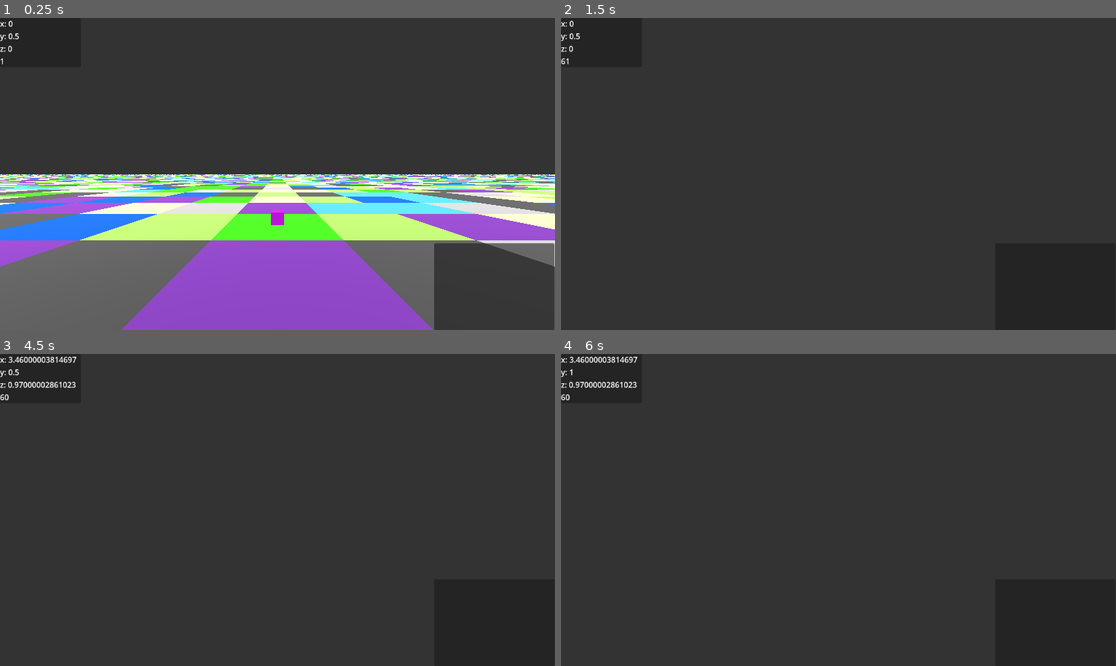
Above: before the commit, frames 1-4 (two rows, left to right).
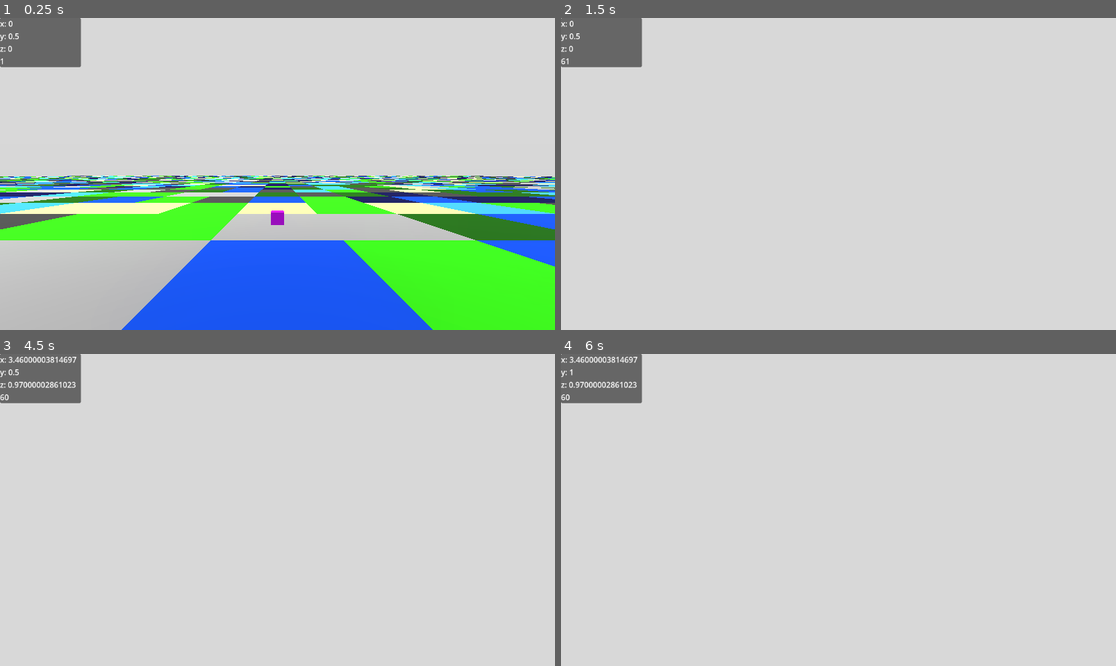
Above: after the commit, the same moments.

Repository: Bonono63/Grand-Strategy
Game: Godot game, scene res://main.tscn
Same seed, same stepped clock (60 frames per second), same inputs: the game is played once before the commit and once after it.
Inputs (mouse positions are in pixels of both pictures, inside the frame that each line leads up to):
- Up to frame 1 (0.25 s): no input
- Up to frame 2 (1.5 s): tap Enter at 0.5 s; move the mouse to (960, 158) at 0.52 s; hold C (free_cam) 0.53-1.28 s; click (960, 158) at 0.8 s; tap R (reset_camera) at 1.25 s; move the mouse to (727, 189) at 1.27 s; click (727, 189) at 1.35 s
- Up to frame 3 (4.5 s): tap C (free_cam) at 1.55, 3.05 s; tap R (reset_camera) every 0.75 s from 2 to 4.25 s; move the mouse to (333, 441) at 2.02 s; hold C (free_cam) 2.03-2.78 s; click (333, 441) at 2.3 s; move the mouse to (249, 572) at 2.77 s; click (249, 572) at 2.85 s; move the mouse to (444, 556) at 3.52 s; hold Middle mouse button (middle_click) 3.53-4.28 s; click (444, 556) at 3.8 s; move the mouse to (111, 463) at 4.27 s; right-click (111, 463) at 4.35 s; click (111, 463) at 4.42 s
- Up to frame 4 (6 s): tap C (free_cam) at 4.55 s; move the mouse to (866, 510) at 5.02 s; hold Mouse wheel up (zoom_in) 5.03-5.78 s; click (866, 510) at 5.3 s; move the mouse to (755, 432) at 5.77 s; tap Mouse wheel down (zoom_out) at 5.85 s; click (755, 432) at 5.92 s

The runs differ from the first frame. In frame 1, 99% of the frame differs, in the area x 0-100%, y 0-100%; in frame 2, 100%; in frame 3, 100%; in frame 4, 100%.

Commit message:
ijkbsdf

Diff:
--- a/Camera3D.gd
+++ b/Camera3D.gd
@@ -41,14 +41,14 @@
 				rotation_control = true
 			if event.is_action_released("right_click"):
 				rotation_control = false
-		if event is InputEventKey:
-			if event.is_action_pressed("free_cam"):
-				if free_cam:
-					free_cam = false
-					print("free_cam ",free_cam)
-				else:
-					print("free_cam ",free_cam)
-					free_cam = true
+	if event is InputEventKey:
+		if event.is_action_pressed("free_cam"):
+			if free_cam == true:
+				free_cam = false
+				print("free_cam ",free_cam)
+			else:
+				print("free_cam ",free_cam)
+				free_cam = true
 
 var _rotation_y : float
 var prev_zoom = 0.5
--- a/hud.tscn
+++ b/hud.tscn
@@ -8,5 +8,6 @@
 script = ExtResource("1_6vrm0")
 
 [node name="Label" type="Label" parent="."]
+layout_mode = 0
 offset_right = 157.0
 offset_bottom = 26.0
--- a/main.gd
+++ b/main.gd
@@ -3,28 +3,35 @@
 @export var Camera : Node3D
 
 const size = 1000
-const max_chunk_size = 1000
+const max_chunk_size = 100
 var map = []
 var units = []
 
-enum type
+var CameraPosI : Vector2i
+var prevCameraPosI : Vector2i
+
+enum unit_type
 {
-	VOID,
+	settler,
+	soldier
+}
+
+enum tile_type
+{
 	PLAINS,
 	FOREST,
 	MOUNTAINS,
 	DEEP_OCEAN,
+	DESERT,
 	OCEAN,
-	SAVANAH,
 	TUNDRA,
-	FROZEN_DESERT,
 	RIVER
 }
 
-const PURPLE = Color("6f32a8")
+const DARK_BLUE = Color("020552")
 const RED = Color("ff0000")
-const GREEN = Color("37f70c")
-const PALE_GREEN = Color("9ced55")
+const GREEN = Color("1b6b02")
+const PALE_GREEN = Color("37f70c")
 const WHITE = Color("ffffff")
 const GREY = Color("474747")
 const BLUE = Color("0052f5")
@@ -33,13 +40,22 @@
 const LIGHT_GREY = Color("b8b8b8")
 const PALE_YELLOW = Color("fff8a6")
 
-var tile := preload("res://tile.tscn").instantiate()
-var unit := preload("res://unit.tscn").instantiate()
+var settler_unit_instance := preload("res://unit.tscn").instantiate()
+var soldier_unit_instance := preload("res://unit.tscn").instantiate()
 
-func _unhandled_input(event):
-	if event is InputEventKey:
-		if event.is_action_pressed("quit"):
-			get_tree().quit()
+func add_unit(a : int, global_coordinates : Vector2i):
+	if a == unit_type.settler:
+		var instance := settler_unit_instance.duplicate()
+		instance.position.x = global_coordinates.x
+		instance.position.z = global_coordinates.y
+		units[global_coordinates.x][global_coordinates.y] = a
+		$Units.add_child(instance)
+	else: if a == unit_type.soldier:
+		var instance := soldier_unit_instance.duplicate()
+		instance.position.x = global_coordinates.x
+		instance.position.z = global_coordinates.y
+		units[global_coordinates.x][global_coordinates.y] = a
+		$Units.add_child(instance)
 
 func _init():
 	for x in range(size):
@@ -48,31 +64,19 @@
 		map.append(y)
 	for x in range(size):
 		for y in range(size):
-			map[x][y] = randi_range(1,9)
+			map[x][y] = randi_range(0,tile_type.size()-1)
 	for x in range(size):
 		var y = []
 		y.resize(size)
 		units.append(y)
 
-var CameraPosI : Vector2i
-var prevCameraPosI : Vector2i
-
 func _ready():
-	print(type.find_key(map[500][500]))
+	print(tile_type.find_key(map[500][500]))
 	$Tile_Collision/CollisionShape3D.shape.size.x = max_chunk_size
 	$Tile_Collision/CollisionShape3D.shape.size.z = max_chunk_size
 	$"Tile_Collision/Collision Box Outline (Debug)".mesh.size.x = max_chunk_size
 	$"Tile_Collision/Collision Box Outline (Debug)".mesh.size.y = max_chunk_size
 
-	#for x in range(max_chunk_size):
-	#		for z in range(max_chunk_size):
-	#			var temp = tile.duplicate()
-	#			temp.init(map[x+CameraPosI.x][z+CameraPosI.y], Vector2i(x+CameraPosI.x,z+CameraPosI.y))
-	#			temp.position.x = x+CameraPosI.x-(max_chunk_size/2)
-	#			temp.position.z = z+CameraPosI.y-(max_chunk_size/2)
-	#			$Tiles.add_child(temp)
-
-	#print($Tile_render. .get_active_material())
 	$Tile_render.multimesh.instance_count = max_chunk_size*max_chunk_size
 
 	var a = 0
@@ -82,33 +86,32 @@
 				$Tile_render.multimesh.set_instance_transform(a, Transform3D(Basis(), Vector3(int(x-(max_chunk_size/2)), 0, int(z-(max_chunk_size/2)))))
 				#$Tile_render.multimesh.set_instance_color(2, Color("#42f2f5"))
 				match (state):
-					type.VOID:
-						$Tile_render.multimesh.set_instance_color(a, WHITE)
-					type.PLAINS:
+					tile_type.PLAINS:
 						$Tile_render.multimesh.set_instance_color(a, PALE_GREEN)
-					type.FOREST:
+					tile_type.FOREST:
 						$Tile_render.multimesh.set_instance_color(a, GREEN)
-					type.MOUNTAINS:
+					tile_type.MOUNTAINS:
 						$Tile_render.multimesh.set_instance_color(a, GREY)
-					type.DEEP_OCEAN:
-						$Tile_render.multimesh.set_instance_color(a, PURPLE)
-					type.OCEAN:
+					tile_type.DEEP_OCEAN:
+						$Tile_render.multimesh.set_instance_color(a, DARK_BLUE)
+					tile_type.DESERT:
+						$Tile_render.multimesh.set_instance_color(a, PALE_YELLOW)
+					tile_type.OCEAN:
 						$Tile_render.multimesh.set_instance_color(a, BLUE)
-					type.SAVANAH:
-						$Tile_render.multimesh.set_instance_color(a, PALE_YELLOW)
-					type.TUNDRA:
+					tile_type.TUNDRA:
 						$Tile_render.multimesh.set_instance_color(a, LIGHT_GREY)
-					type.FROZEN_DESERT:
-						$Tile_render.multimesh.set_instance_color(a, PALE_YELLOW)
-					type.RIVER:
+					tile_type.RIVER:
 						$Tile_render.multimesh.set_instance_color(a, BABY_BLUE)
 				a+=1
 	print($Tile_render.multimesh.instance_count)
 	print(a)
 
-	unit.position.x = 0
-	unit.position.z = 0
-	$Units.add_child(unit)
+	add_unit(unit_type.settler, Vector2i(0,0))
+
+func _unhandled_input(event):
+	if event is InputEventKey:
+		if event.is_action_pressed("quit"):
+			get_tree().quit()
 
 func _process(_delta):
 	CameraPosI = Vector2i(int(Camera.position.x),int(Camera.position.z))
@@ -117,8 +120,6 @@
 
 		$Tile_Collision.position.x = CameraPosI.x
 		$Tile_Collision.position.z = CameraPosI.y
-
-
 
 		#for node in $Tiles.get_children():
 		#	node.queue_free()
--- a/main.tscn
+++ b/main.tscn
@@ -4,15 +4,18 @@
 [ext_resource type="PackedScene" uid="uid://dq28uk77qcpju" path="res://camera.tscn" id="1_l1bi4"]
 [ext_resource type="PackedScene" uid="uid://bq3k33qt1jtae" path="res://hud.tscn" id="3_mekru"]
 [ext_resource type="PackedScene" uid="uid://cvc7amwiciagx" path="res://tile_hud.tscn" id="4_b0w1s"]
-[ext_resource type="Script" path="res://Tiles.gd" id="5_sf8iy"]
+[ext_resource type="Script" path="res://Units.gd" id="5_c4d8o"]
 [ext_resource type="Script" path="res://Tile_Collision.gd" id="6_rauk1"]
 
 [sub_resource type="Environment" id="Environment_sjxrb"]
 background_mode = 1
-background_color = Color(0.2, 0.2, 0.2, 1)
-tonemap_mode = 2
-ssao_intensity = 6.0
-glow_bloom = 0.5
+background_color = Color(0.207843, 0.207843, 0.207843, 1)
+ssao_enabled = true
+sdfgi_enabled = true
+glow_enabled = true
+glow_bloom = 0.03
+fog_sun_scatter = 0.34
+volumetric_fog_density = 0.0738
 
 [sub_resource type="StandardMaterial3D" id="StandardMaterial3D_2168n"]
 vertex_color_use_as_albedo = true
@@ -51,16 +54,13 @@
 [node name="Debug HUD" parent="CanvasLayer" node_paths=PackedStringArray("camera") instance=ExtResource("3_mekru")]
 camera = NodePath("../../Camera")
 
-[node name="Tile HUD" parent="CanvasLayer" node_paths=PackedStringArray("Tile_collision_area", "Main") instance=ExtResource("4_b0w1s")]
+[node name="Tile HUD" parent="CanvasLayer" node_paths=PackedStringArray("Tile_collision_area", "Unit_collision_area", "Main") instance=ExtResource("4_b0w1s")]
 Tile_collision_area = NodePath("../../Tile_Collision")
+Unit_collision_area = NodePath("../../Units")
 Main = NodePath("../..")
 
-[node name="Tiles" type="Node3D" parent="." node_paths=PackedStringArray("Main")]
-visible = false
-script = ExtResource("5_sf8iy")
-Main = NodePath("..")
-
 [node name="Units" type="Node3D" parent="."]
+script = ExtResource("5_c4d8o")
 
 [node name="Tile_render" type="MultiMeshInstance3D" parent="."]
 multimesh = SubResource("MultiMesh_qxiuo")
--- a/tile_hud.gd
+++ b/tile_hud.gd
@@ -1,13 +1,25 @@
 extends Panel
 
 @export var Tile_collision_area : Area3D
+@export var Unit_collision_area : Node3D
 @export var Main : Node3D
 
 func _ready():
-	Tile_collision_area.connect("interaction", _input_event)
+	Tile_collision_area.connect("interaction", _tile_input_event)
+	Unit_collision_area.connect("interaction", _unit_input_event)
 
 #camera, event, position, normal, shape_idx
-func _input_event(_a, b, c, _d, _e):
-	if b is InputEventMouseButton:
-		if b.is_action_pressed("left_click"):
-			$Label.text = str("Coordinates: (",int(c.x+(Main.max_chunk_size/2)+0.5),",",int(c.z+(Main.max_chunk_size/2)+0.5),")\n", "Tile Type: ",Main.type.find_key(Main.map[int(c.x+(Main.max_chunk_size/2)+0.5)][int(c.z+(Main.max_chunk_size/2)+0.5)]))#, "\nGlobal Coordinate: (" ,c.x,", ", c.y, ")")
+func _tile_input_event(_a, b, c, _d, _e):
+	#if b is InputEventMouseButton:
+		#if b.is_action_pressed("left_click"):
+	$Label.text = str("Coordinates: (",int(c.x+(Main.max_chunk_size/2)+0.5),",",int(c.z+(Main.max_chunk_size/2)+0.5),")\n", "Tile Type: ",Main.tile_type.find_key(Main.map[int(c.x+(Main.max_chunk_size/2)+0.5)][int(c.z+(Main.max_chunk_size/2)+0.5)]))#, "\nGlobal Coordinate: (" ,c.x,", ", c.y, ")")
+
+#camera, event, position, normal, shape_idx
+func _unit_input_event(_a, b, c, _d, _e):
+	$Label.text = str("Coordinates: (",int(c.x+(Main.max_chunk_size/2)+0.5),",",int(c.z+(Main.max_chunk_size/2)+0.5),")\n", "Unit Type: ",Main.unit_type.find_key(Main.units[int(c.x+(Main.max_chunk_size/2)+0.5)][int(c.z+(Main.max_chunk_size/2)+0.5)]))
+
+func _process(_delta):
+	if $Label.text.is_empty():
+		visible = false
+	else:
+		visible = true
--- a/unit.gd
+++ b/unit.gd
@@ -5,7 +5,6 @@
 func _ready():
 	$Area3D.connect("interaction", _input_event)
 
-func _input_event(a):
-	if a is InputEventMouseButton:
-		if a.is_action_pressed("left_click"):
-			print(a);
+# camera, event, _position, normal, shape_idx
+func _input_event(a, b, c, d, e):
+	emit_signal("interaction", a, b, c, d, e)
--- a/unit_area.gd
+++ b/unit_area.gd
@@ -2,5 +2,5 @@
 
 signal interaction
 
-func _input_event(_camera, event, _position, _normal, _shape_idx):
-	emit_signal("interaction", event)
+func _input_event(camera, event, _position, normal, shape_idx):
+	emit_signal("interaction", camera, event, _position, normal, shape_idx)
